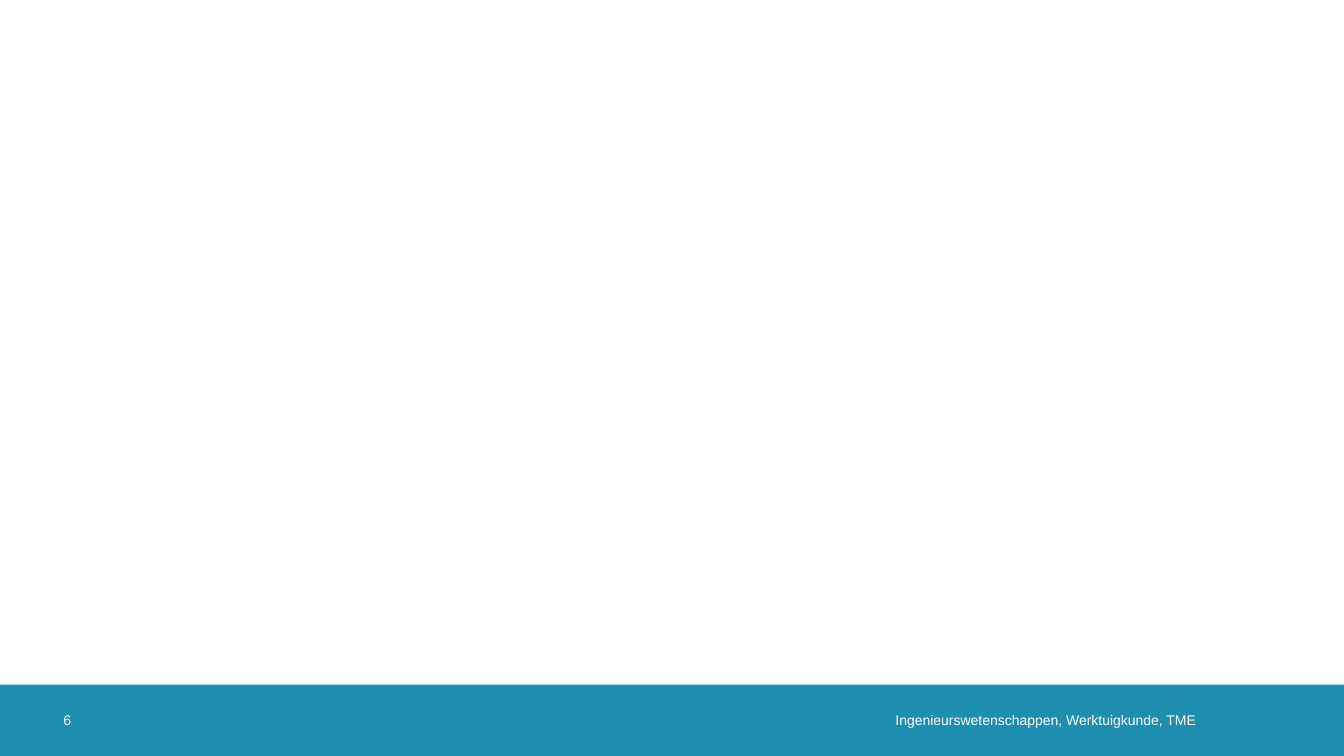
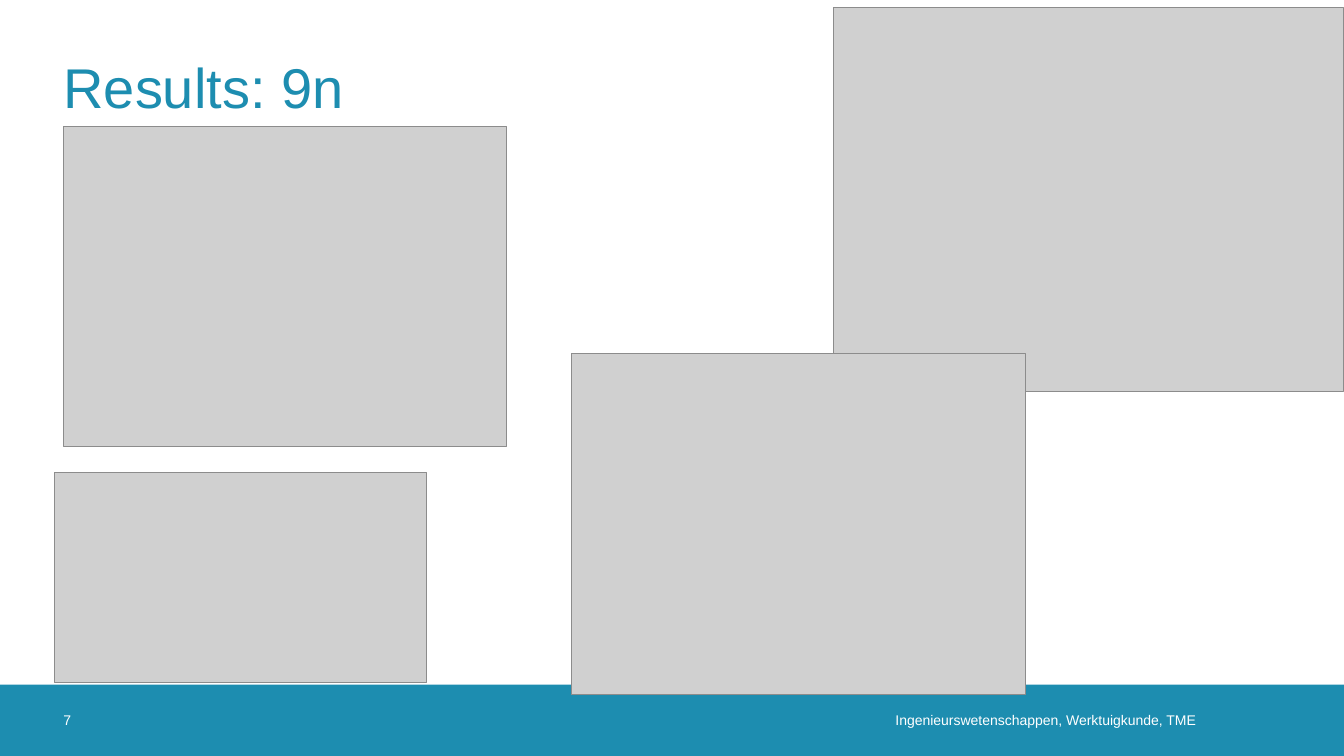
Before and after one commit to erikfilias/JointResearch, a slide deck: slide 7 of 02. Presentations/Process_visual.pptx (slide 6 before the commit). Drawn at 1344x756 pixels with LibreOffice and Linux fonts; fonts in the diff are those of the drawing; grey boxes stand for pictures; background and template pictures are left out. Boxes give left, top, right and bottom in pixels: in the first picture for what was removed or moved away, otherwise in the second. Text is boxed around its words. In the diff, an @@ line names an element or a change of style, - is before the commit and + after.

```diff
--- a/02. Presentations/Process_visual.pptx
+++ b/02. Presentations/Process_visual.pptx
@@ picture added at (834, 8, 1344, 391) @@
@@ title added at (63, 67, 343, 109), 40 pt, text #1D8DB0 @@
+Results: 9n
@@ picture added at (64, 126, 507, 447) @@
@@ picture added at (572, 354, 1025, 695) @@
@@ picture added at (54, 473, 427, 683) @@
@@ page number at (63, 715, 71, 725): text changed @@
-6
+7
```
Also in this commit, not shown: 2 slides added, 13 other files.
